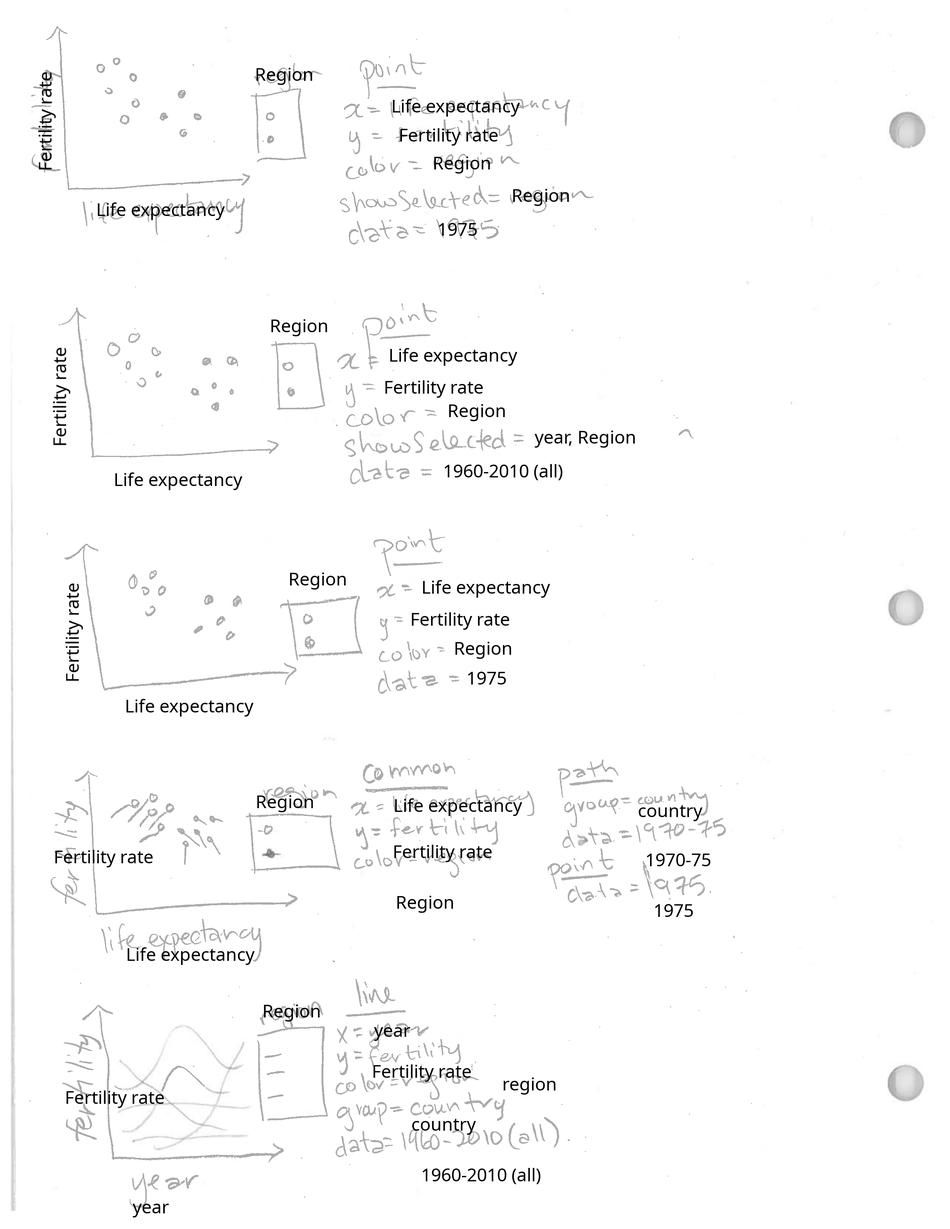
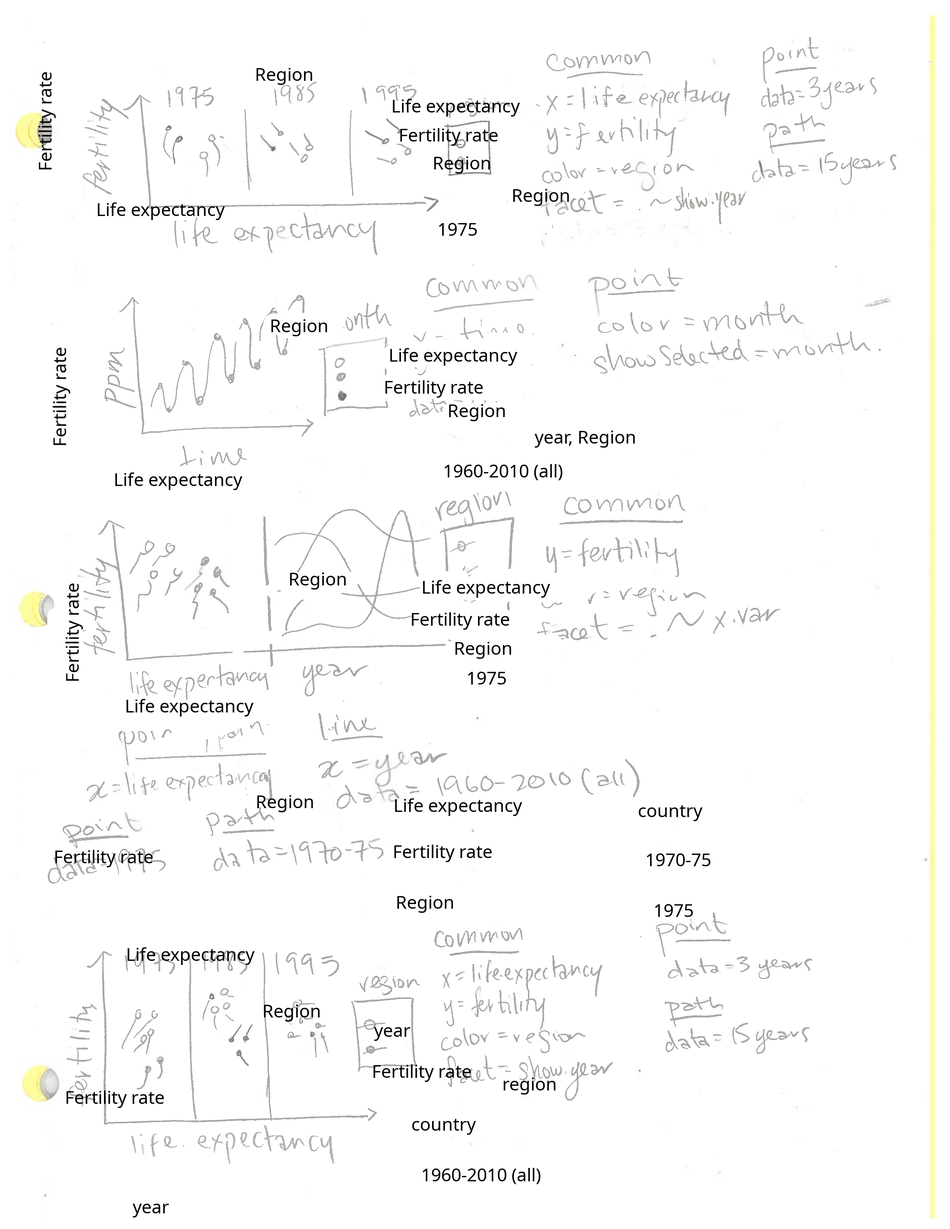
The second 950 × 1229 image is a revision of the first. Changes to its layers:
painted on "Ch2-3.pdf" over [9, 7, 941, 1226]
